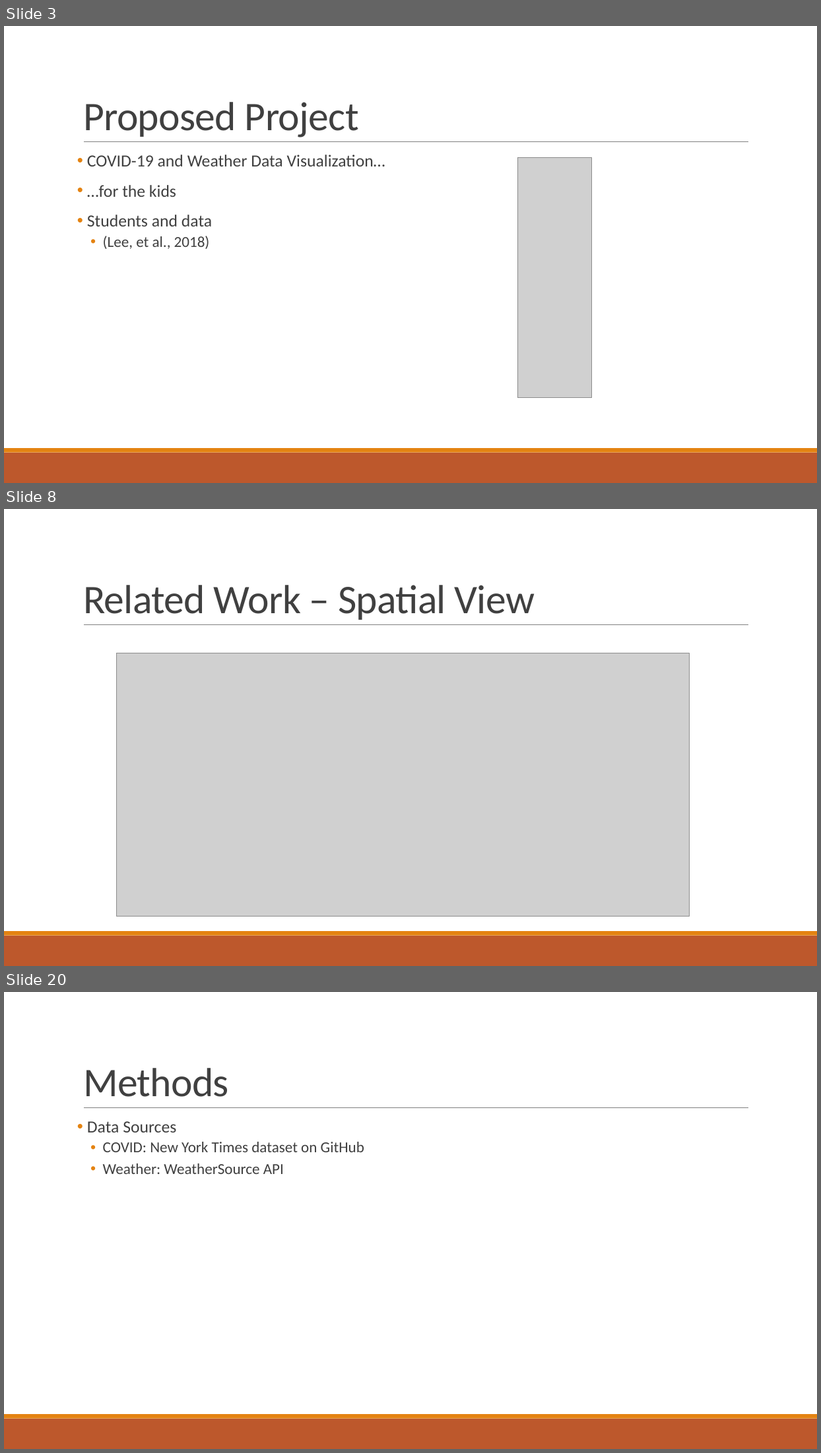
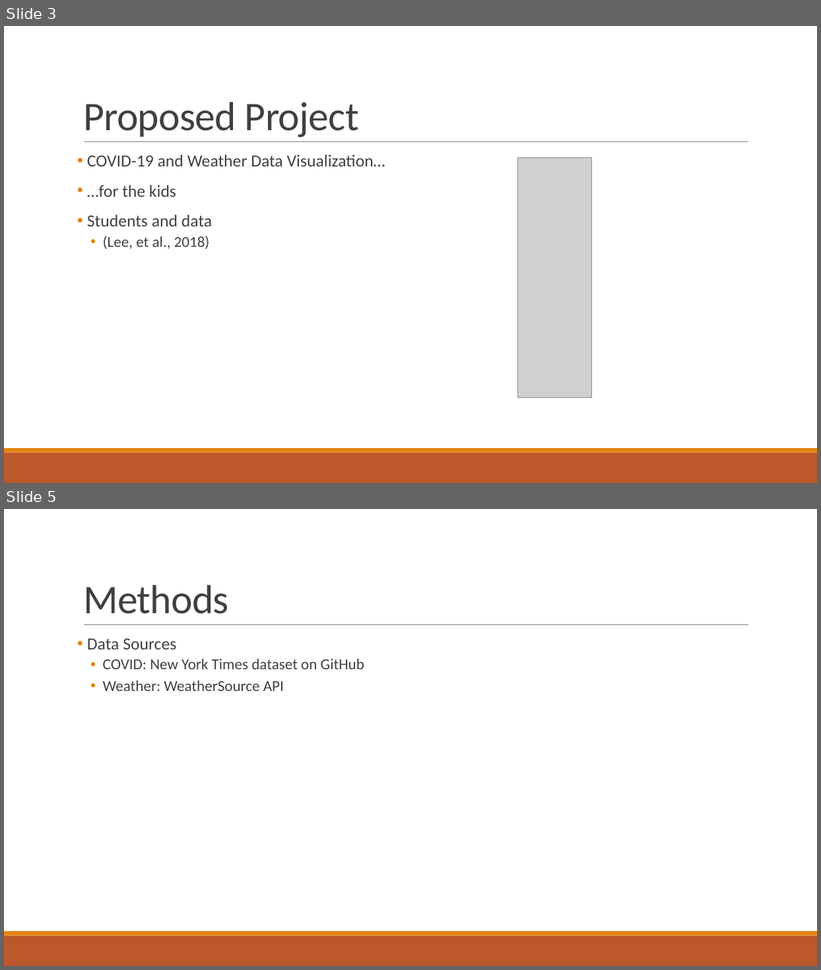
Before and after one commit to npalacio/School, a slide deck: Capstone/Presentation/CapstoneProposal.pptx. Shown one above the other, each under a label of ours: slides 3, 8 and 20 before the commit, slides 3 and 5 after it; the slides between them are not shown. The pictures are 821x1453 and 821x970 pixels, drawn with LibreOffice and Linux fonts; fonts in the diff are those of the drawing; grey boxes stand for pictures. Boxes give left, top, right and bottom in pixels: in the first picture for what was removed or moved away, otherwise in the second. Text is boxed around its words. In the diff, an @@ line names an element or a change of style, - is before the commit and + after.

```diff
--- a/Capstone/Presentation/CapstoneProposal.pptx
+++ b/Capstone/Presentation/CapstoneProposal.pptx
@@ slide 8 removed at <box>4,509,817,966</box>, background #FFFFFF; not listed: 3 template elements that a slide beside it also shows @@
@@ title removed at <box>83,585,535,620</box> @@
-Related Work – Spatial View
@@ picture removed at <box>116,653,689,916</box> @@
@@ what was slide 20 is now slide 5 @@
```
Also in this commit, not shown: 4 slides added, 18 other slides removed, 1 other file.
